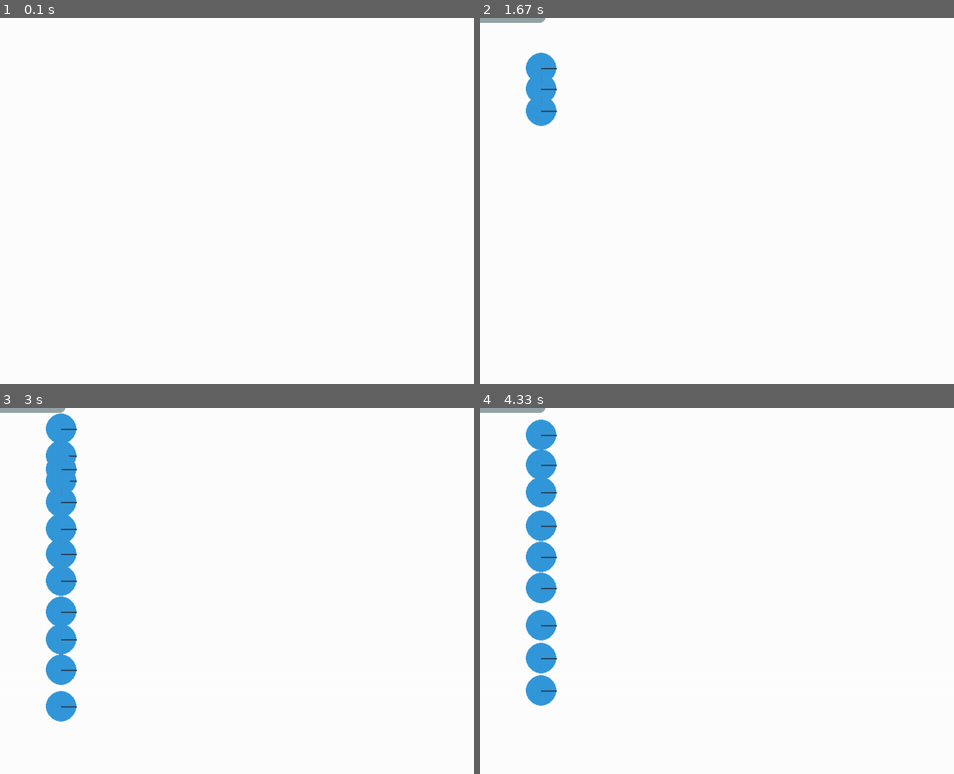
Above: before the commit, frames 1-4 (two rows, left to right).
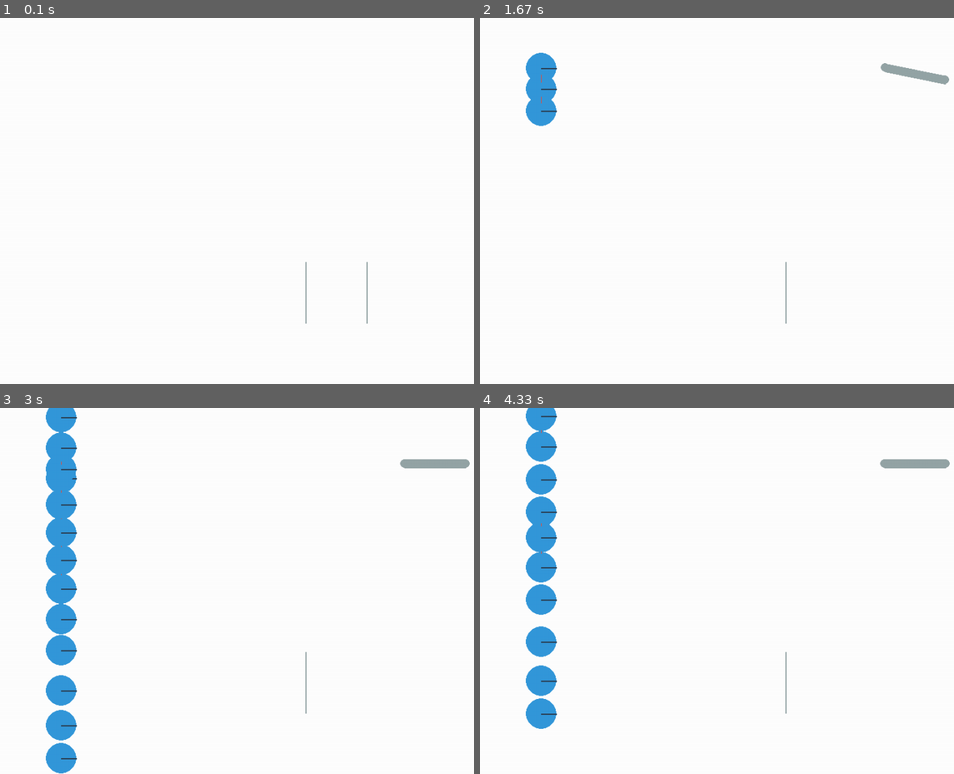
Above: after the commit, the same moments.

Repository: Okto3/pygame-project
Game: pygame game, started from pymunk tests.py
Same seed, same stepped clock (60 frames per second), same inputs: the game is played once before the commit and once after it.
Inputs (mouse positions are in pixels of both pictures, inside the frame that each line leads up to):
- Up to frame 1 (0.1 s): no input
- Up to frame 2 (1.67 s): press the mouse at (outside the picture) at 0.37 s; move the mouse to (897, 208) at 0.47 s; release the mouse at (797, 222) at 0.6 s; tap N at 0.67 s; press the mouse at (outside the picture) at 1.03 s; move the mouse to (939, 131) at 1.13 s; release the mouse at (882, 72) at 1.27 s; hold Right from 1.33 s (still down); tap Space at 1.4 s
- Up to frame 3 (3 s): tap Space at 1.7, 1.9, 2.2, 2.4, 2.7, 2.97 s; release Right at 1.8 s; hold Right 1.83-2.3 s; hold Left 2.33-2.87 s; hold Left from 2.9 s (still down)
- Up to frame 4 (4.33 s): tap Space at 3.27, 3.4, 3.7, 4.07 s; release Left at 3.3 s; hold Right 3.33-3.97 s; hold Left from 4 s (still down)

The runs differ from the first frame. In frame 1, 0.1% of the frame differs, in the area x 64-78%, y 66-84%; in frame 2, 0.6%; in frame 3, 3.3%; in frame 4, 3.6%, in the area x 0-100%, y 0-88%.

Commit message:
sort of bin

Diff:
--- a/pymunk tests.py
+++ b/pymunk tests.py
@@ -8,9 +8,11 @@
 import math
 
 
+
 class BouncingBalls(object):
     def __init__(self) -> None:
         self.space = pymunk.Space()
+        self.binSpace = pymunk.Space()
         self.space.gravity = (0.0, 900.0)
         self.dt = 1.0 / 60.0
         self.physics_steps_per_frame = 1
@@ -28,6 +30,10 @@
         self.dragging = False
         self.rotating = False
         self.platformRotations = []
+        #self.create_bin()
+        self.binLeft = pymunk.Segment(self.space.static_body,(500,500),(500,400),1.0)
+        self.binRight = pymunk.Segment(self.space.static_body,(600,500),(600,400),1.0)
+        self.space.add(self.binLeft,self.binRight)
 
 
 
@@ -41,6 +47,7 @@
                 self.update_balls()
                 self.clear_screen()
                 self.draw_objects()
+
                 pygame.display.flip()
                 self.clock.tick(50)
                 self.offset_x = 0
@@ -51,10 +58,11 @@
 
     def add_static_scenery(self) -> None:
 
-        self.linePoint1X = 0
-        self.linePoint1Y = 0
-        self.linePoint2X = 100
-        self.linePoint2Y = 0
+        self.linePoint1X = 50
+        self.linePoint1Y = 100
+        self.linePoint2X = 150
+        self.linePoint2Y = 100
+
 
     def process_events(self) -> None:
         for event in pygame.event.get():
@@ -66,13 +74,13 @@
 
             elif event.type == pygame.MOUSEBUTTONDOWN:
                 self.mouse_x, self.mouse_y = event.pos
-                p = from_pygame(event.pos, self.screen)
-                self.active_shape = None
-                for s in self.space.shapes:
-                    dist = s.point_query(p)
-                    if dist.distance < 0:
-                        self.active_shape = s
+                shape = self.space.point_query_nearest(event.pos, float("inf"), pymunk.ShapeFilter()).shape
+                if shape is not None and isinstance(shape, pymunk.Segment):
+                    if shape != self.binLeft or shape != self.binRight:
+                        self.active_shape = shape
                         self.dragging = True
+                        self.mouseMotion(event)
+                        #print(self.active_shape)
 
             elif event.type == pygame.KEYDOWN:
                 if event.key == pygame.K_LEFT:
@@ -83,7 +91,6 @@
                 if event.key == pygame.K_RIGHT:
                     if self.active_shape:
                         self.active_shape.rotation -= 0.2
-
                         self.rotatePlatform()
 
                 if event.key == pygame.K_n:
@@ -92,18 +99,23 @@
 
             elif event.type == pygame.MOUSEMOTION:
                 if self.dragging == True:
-                    self.mouse_x, self.mouse_y = event.pos
-                    self.space.remove(self.active_shape)
-                    self.active_shape.body.position = (self.mouse_x + self.offset_x,self.mouse_y + self.offset_y)
-                    self.space.add(self.active_shape)
+                    self.mouseMotion(event)
             elif event.type == pygame.MOUSEBUTTONUP:
                 self.dragging = False
+
+
+
+    def mouseMotion (self, event) -> None:
+        self.mouse_x, self.mouse_y = event.pos
+        self.space.remove(self.active_shape)
+        self.active_shape.body.position = (self.mouse_x + self.offset_x - self.linePoint1X,self.mouse_y + self.offset_y - self.linePoint1Y)
+        self.space.add(self.active_shape)
 
 
     def create_Platform (self) -> None:
         static_body = self.space.static_body
         platformLine = pymunk.Segment(static_body, (self.linePoint1X, self.linePoint1Y), (self.linePoint2X, self.linePoint2Y), 7.0)
-        platformLine.elasticity = 1
+        platformLine.elasticity = .9
         platformLine.friction = 0.9
         platformLine.rotation = math.pi/2 # I MADE UP THIS ROTATION VARIABLE AND ASSIGNED IT TO PLATFORM LINE.
 
@@ -132,9 +144,10 @@
     def update_balls(self) -> None:
         keys = pygame.key.get_pressed()
         if keys[pygame.K_SPACE]:
-                self.create_ball()
+            self.create_ball()
 
-        balls_to_remove = [ball for ball in self.balls if ball.body.position.y > 500]
+
+        balls_to_remove = [ball for ball in self.balls if ball.body.position.y > 700]
         for ball in balls_to_remove:
             self.space.remove(ball, ball.body)
             self.balls.remove(ball)
@@ -151,6 +164,18 @@
         self.space.add(body, shape)
         self.balls.append(shape)
 
+    #def create_bin (self) -> None:
+        #static_bodies_bin = self.space.static_body
+        #self.bin_lines = [
+
+
+        #]
+        #for line in bin_lines:
+        #    line.elasticity = 0.95
+        #    line.friction = 0.9
+
+        #print('yes')
+
 
     def clear_screen(self) -> None:
         self.screen.fill(pygame.Color("white"))
@@ -161,6 +186,5 @@
 
 
 if __name__ == "__main__":
-
     game = BouncingBalls()
     game.run()
